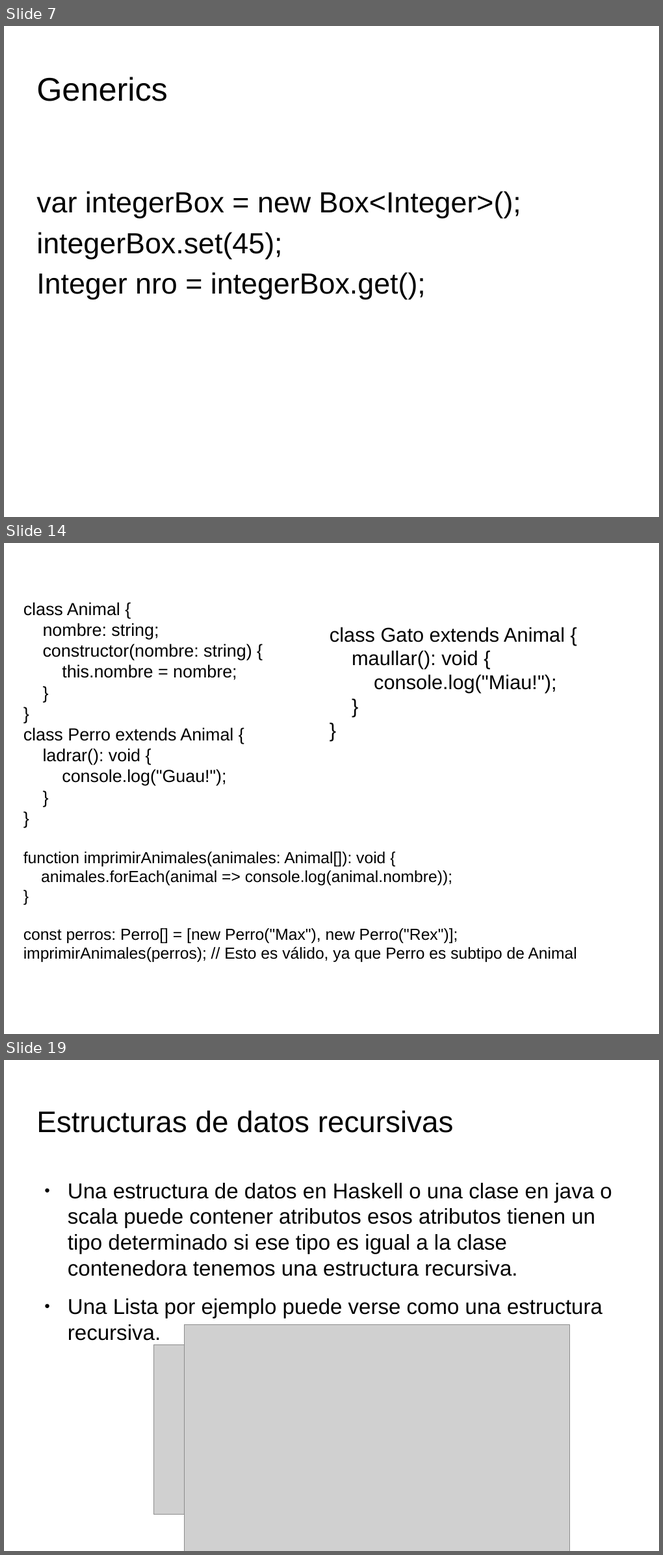
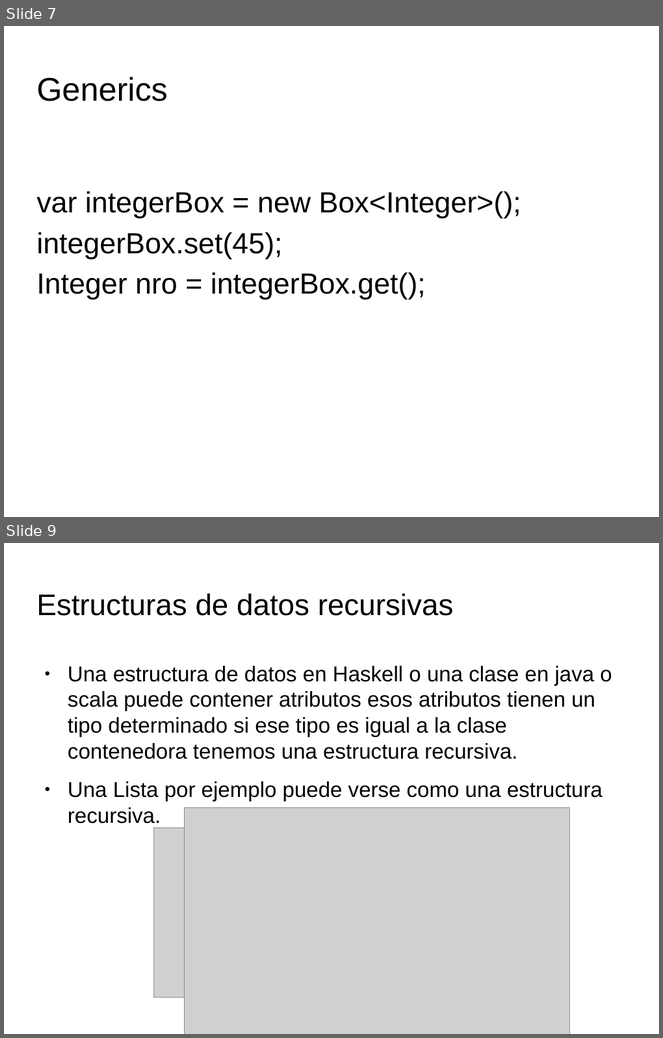
Before and after one commit to totis023/paradigmaUAP2025, a slide deck: funcional/clase3.pptx. Shown one above the other, each under a label of ours: slides 7, 14 and 19 before the commit, slides 7 and 9 after it; the slides between them are not shown. The pictures are 663x1555 and 663x1038 pixels, drawn with LibreOffice and Linux fonts; fonts in the diff are those of the drawing; grey boxes stand for pictures; background and template pictures are left out. Boxes give left, top, right and bottom in pixels: in the first picture for what was removed or moved away, otherwise in the second. Text is boxed around its words. In the diff, an @@ line names an element or a change of style, - is before the commit and + after.

```diff
--- a/funcional/clase3.pptx
+++ b/funcional/clase3.pptx
@@ slide 14 removed at <box>4,543,659,1034</box>, background picture (left out) @@
@@ text removed at <box>24,602,577,962</box> @@
-class Animal {
-nombre: string;
-constructor(nombre: string) {
-this.nombre = nombre;
-}
-}
-class Perro extends Animal {
-ladrar(): void {
-console.log("Guau!");
-}
-}
-function imprimirAnimales(animales: Animal[]): void {
-animales.forEach(animal => console.log(animal.nombre));
-}
-const perros: Perro[] = [new Perro("Max"), new Perro("Rex")];
-imprimirAnimales(perros); // Esto es válido, ya que Perro es subtipo de Animal
@@ text removed at <box>330,627,565,693</box> @@
-class Gato extends Animal {
-maullar(): void {
-console.log("Miau!");
-}
-}
@@ what was slide 19 is now slide 9 @@
```
Also in this commit, not shown: 2 slides changed, 8 slides added, 20 other slides removed, 1 other file.
